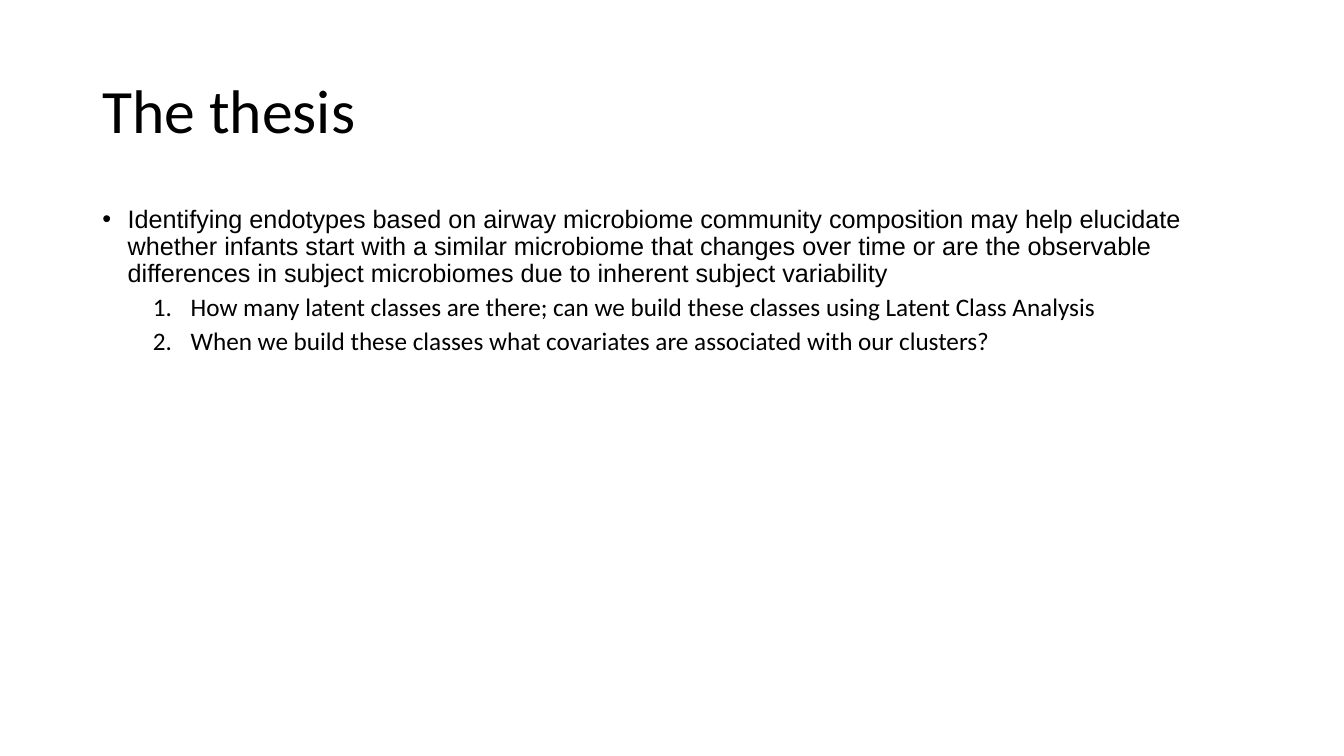
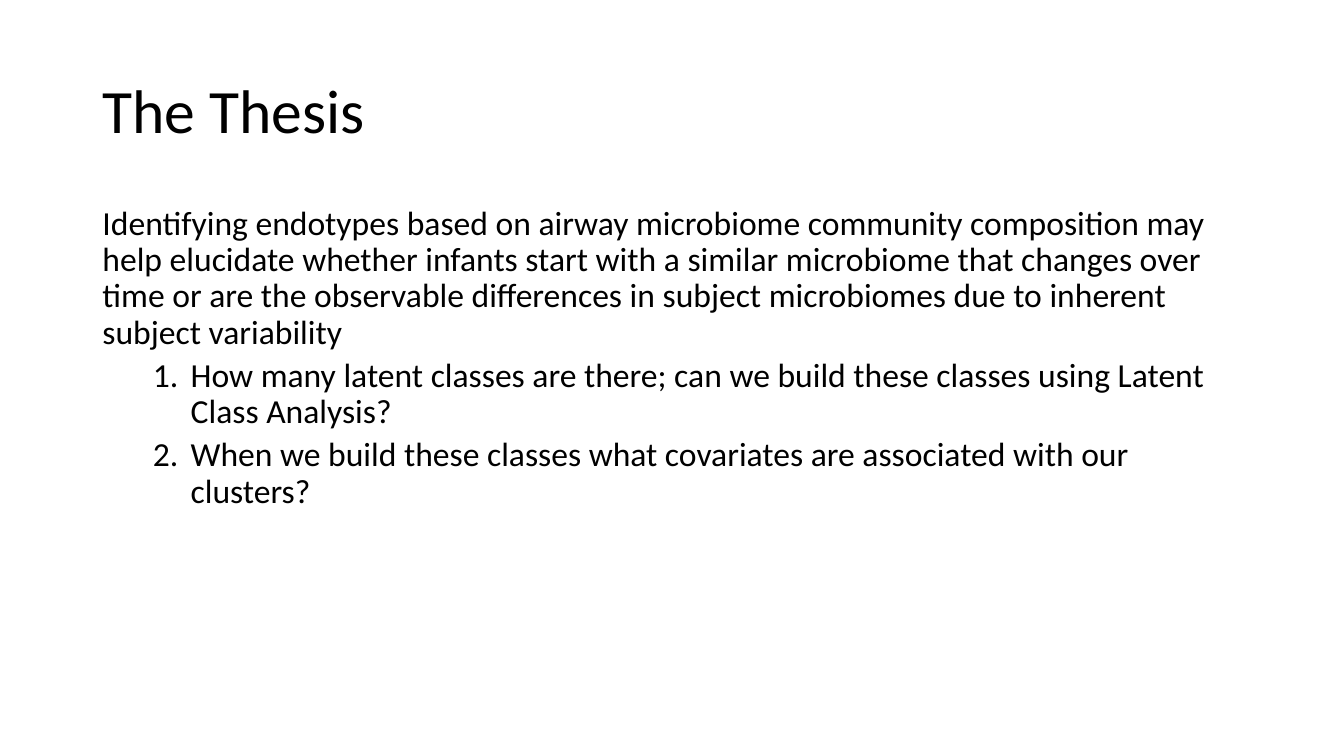
Before and after one commit to caseyicesakamoto/CUANSCHUTZ, a slide deck: slide 16 of Thesis/Results/Thesis Defense.pptx (slide 13 before the commit). Drawn at 1344x756 pixels with LibreOffice and Linux fonts; fonts in the diff are those of the drawing. Boxes give left, top, right and bottom in pixels: in the first picture for what was removed or moved away, otherwise in the second. Text is boxed around its words. In the diff, an @@ line names an element or a change of style, - is before the commit and + after.

```diff
--- a/Thesis/Results/Thesis Defense.pptx
+++ b/Thesis/Results/Thesis Defense.pptx
@@ title at (102, 90, 364, 134): text changed @@
-The thesis
+The Thesis
@@ text at (102, 211, 1205, 504): size 18 to 24 pt in "Identifying endotypes based on airway microbiome community ...", "When we build these classes what covariates ..."; font Arial to Calibri in "Identifying endotypes based on airway microbiome community ..."; bullet • to none @@
@@ text at (191, 363, 1204, 429): text changed; size 18 to 24 pt @@
-  1. How many latent classes are there; can we build these classes using Latent Class Analysis
+  1. How many latent classes are there; can we build these classes using Latent Class Analysis?
```
Also in this commit, not shown: 19 other slides changed, 13 slides added, 2 slides removed, 3 other files.
